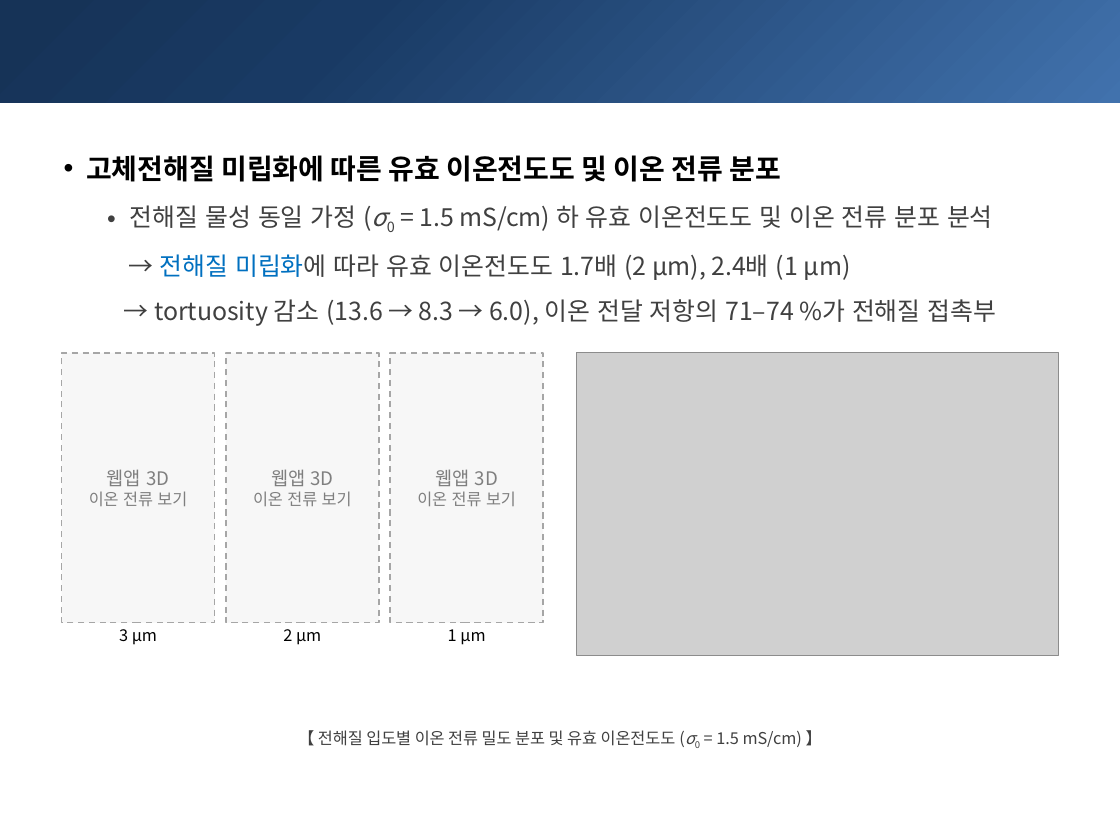
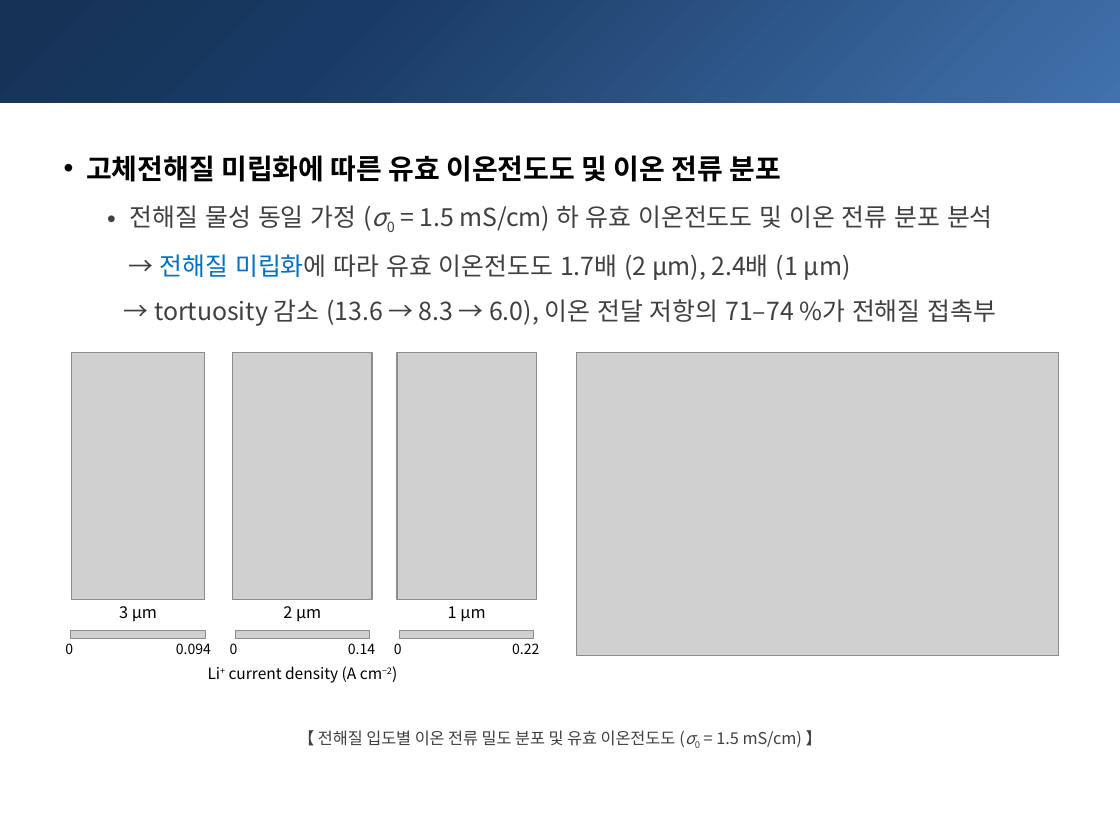
Before and after one commit to yonghoon7153-source/Yonghoon-DEM-DFT, a slide deck: slide 7 of docs/50kg/report_y4/meeting_20261104/kg50_meeting_dem8_20261104.pptx. Drawn at 1120x840 pixels with LibreOffice and Linux fonts; fonts in the diff are those of the drawing; grey boxes stand for pictures. Boxes give left, top, right and bottom in pixels: in the first picture for what was removed or moved away, otherwise in the second. Text is boxed around its words. In the diff, an @@ line names an element or a change of style, - is before the commit and + after.

```diff
--- a/docs/50kg/report_y4/meeting_20261104/kg50_meeting_dem8_20261104.pptx
+++ b/docs/50kg/report_y4/meeting_20261104/kg50_meeting_dem8_20261104.pptx
@@ rectangle removed at box(62, 353, 215, 623) @@
-웹앱 3D
-이온 전류 보기
@@ picture added at box(72, 353, 205, 599) @@
@@ rectangle removed at box(226, 353, 380, 623) @@
-웹앱 3D
-이온 전류 보기
@@ picture added at box(233, 353, 372, 599) @@
@@ rectangle removed at box(390, 353, 543, 623) @@
-웹앱 3D
-이온 전류 보기
@@ picture added at box(396, 353, 536, 599) @@
@@ text "3 µm": place and size @@
-text "3 µm" at box(119, 629, 157, 645)
+text "3 µm" at box(119, 606, 157, 622)
@@ text "2 µm": place and size @@
-text "2 µm" at box(283, 629, 321, 645)
+text "2 µm" at box(283, 606, 321, 622)
@@ text "1 µm": place and size @@
-text "1 µm" at box(448, 629, 485, 645)
+text "1 µm" at box(448, 606, 485, 622)
@@ text added at box(65, 643, 73, 654), 9 pt, text #000000 @@
+0
@@ picture added at box(71, 631, 205, 638) @@
@@ text added at box(176, 643, 211, 654), 9 pt, text #000000 @@
+0.094
@@ text added at box(230, 643, 238, 654), 9 pt, text #000000 @@
+0
@@ picture added at box(235, 631, 370, 638) @@
@@ text added at box(348, 643, 375, 654), 9 pt, text #000000 @@
+0.14
@@ text added at box(394, 643, 402, 654), 9 pt, text #000000 @@
+0
@@ picture added at box(400, 631, 534, 638) @@
@@ text added at box(512, 643, 539, 654), 9 pt, text #000000 @@
+0.22
@@ text added at box(208, 666, 392, 683), 10 pt, text #000000 @@
+Li+ current density (A cm−2)
```
Also in this commit, not shown: 17 other files.
